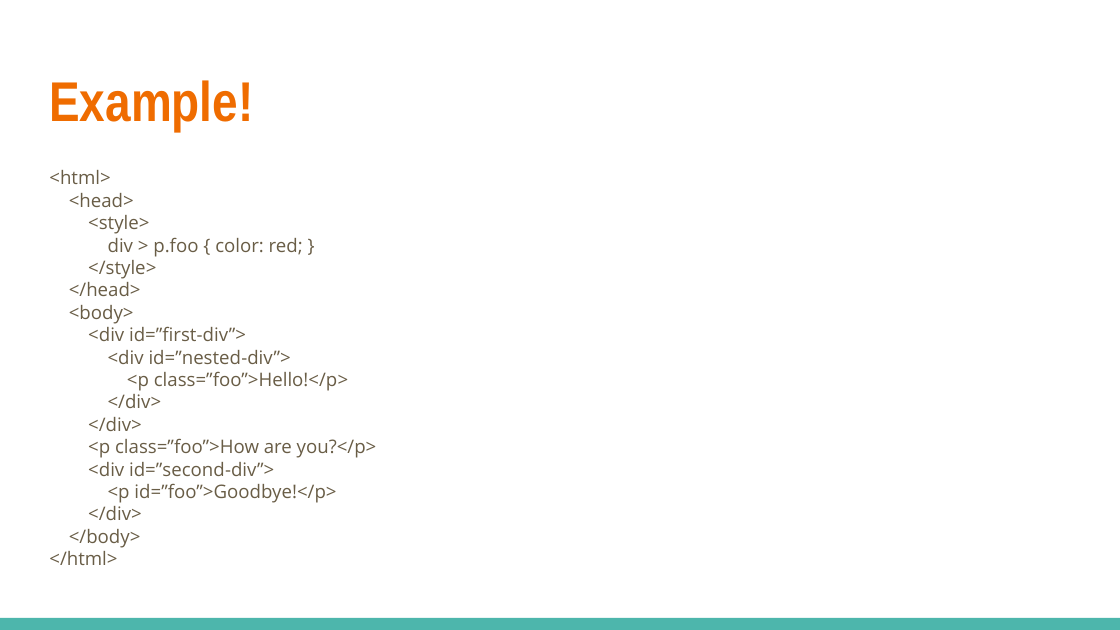
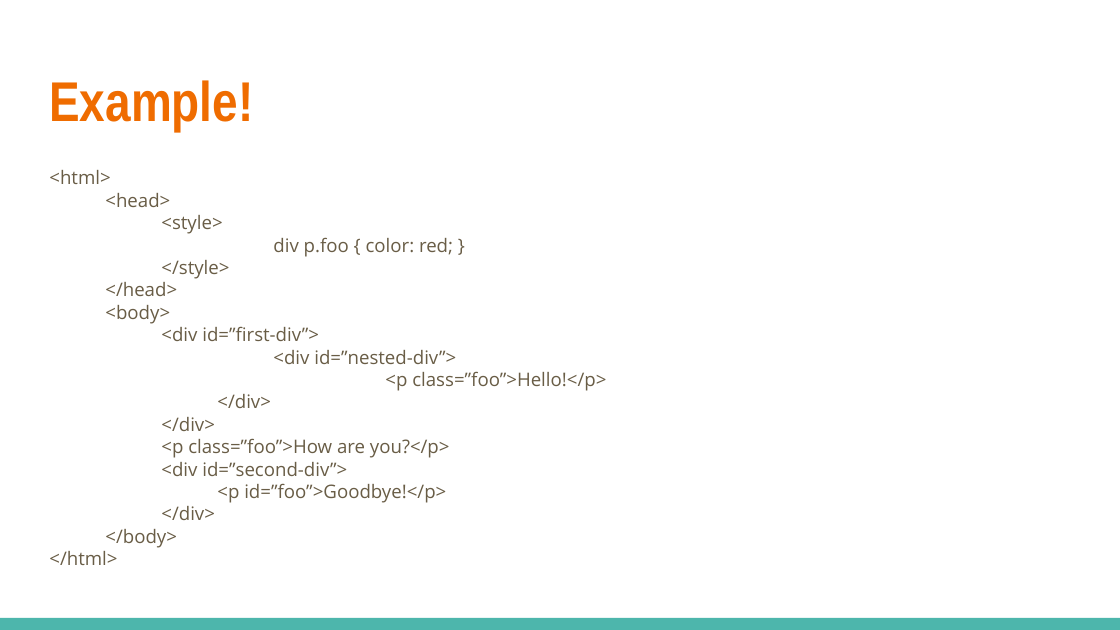
Before and after one commit to linkedin/high-school-trainee, a slide deck: slide 15 of Week_1/Lectures/1.3_HTML_and_CSS.pptx. Drawn at 1120x630 pixels with LibreOffice and Linux fonts; fonts in the diff are those of the drawing. Boxes give left, top, right and bottom in pixels: in the first picture for what was removed or moved away, otherwise in the second. Text is boxed around its words. In the diff, an @@ line names an element or a change of style, - is before the commit and + after.

```diff
--- a/Week_1/Lectures/1.3_HTML_and_CSS.pptx
+++ b/Week_1/Lectures/1.3_HTML_and_CSS.pptx
@@ text at [105, 193, 606, 548]: indent changed @@
@@ text at [273, 237, 453, 257]: text changed @@
-div > p.foo { color: red; }
+div p.foo { color: red; }
```
Also in this commit, not shown: 12 other slides changed, 2 slides added, 17 other files.
